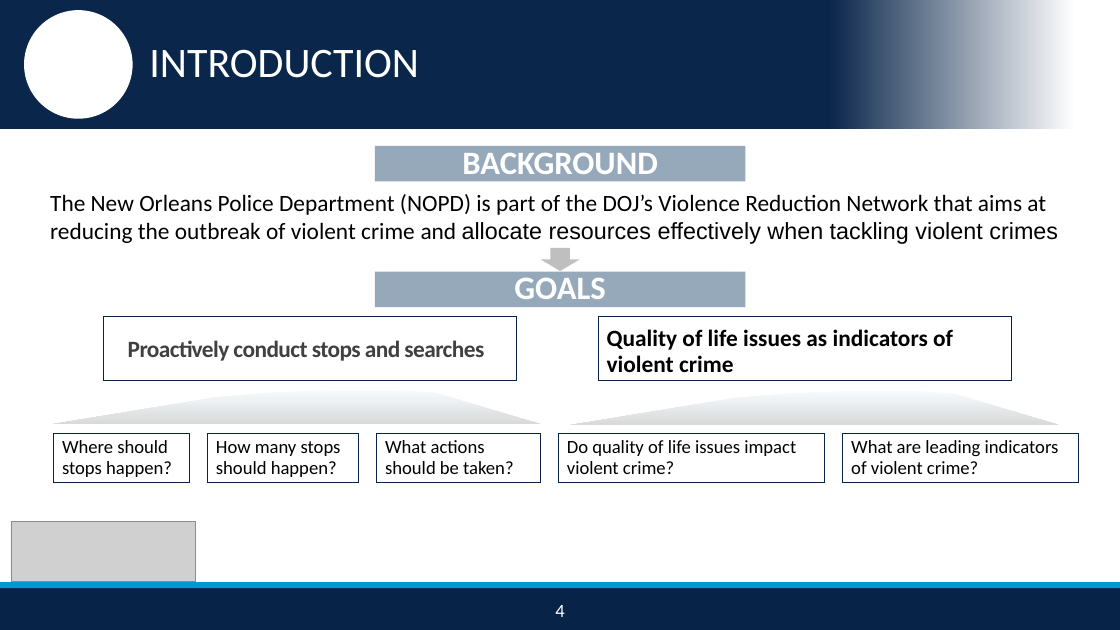
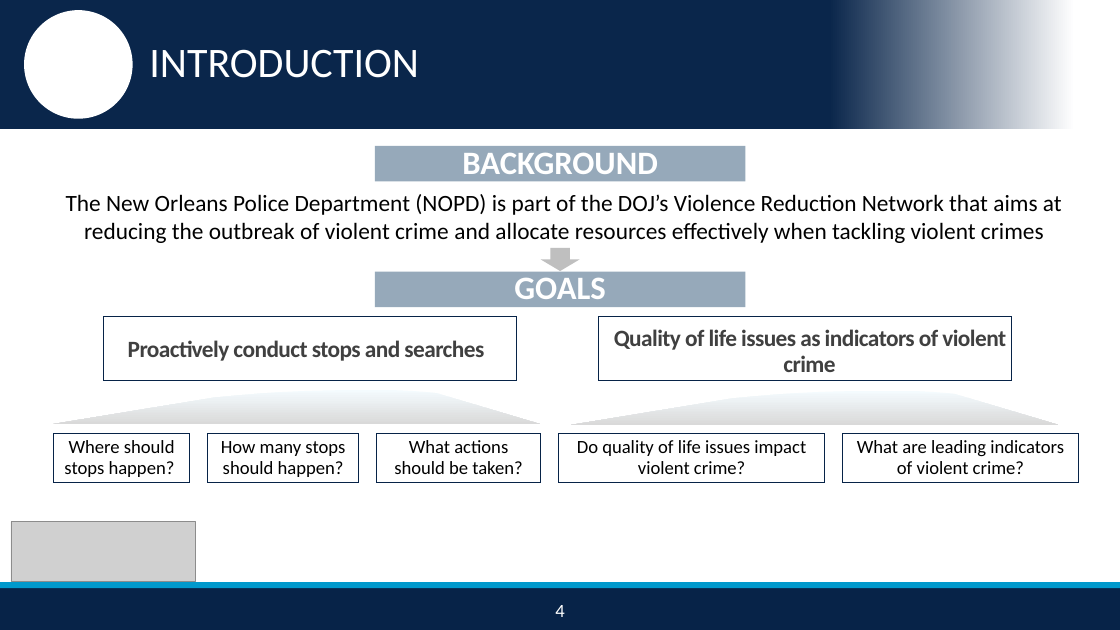
Before and after one commit to nikhilba/NOLA, a slide deck: slide 5 of Presentation/NOLA_Midterm_Presentation_v1.2.pptx. Drawn at 1120x630 pixels with LibreOffice and Linux fonts; fonts in the diff are those of the drawing; grey boxes stand for pictures; background and template pictures are left out. Boxes give left, top, right and bottom in pixels: in the first picture for what was removed or moved away, otherwise in the second. Text is boxed around its words. In the diff, an @@ line names an element or a change of style, - is before the commit and + after.

Commit message:
Minor formatting. Update Nikhil's image.

```diff
--- a/Presentation/NOLA_Midterm_Presentation_v1.2.pptx
+++ b/Presentation/NOLA_Midterm_Presentation_v1.2.pptx
@@ text "The New Orleans Police Department ..." at <box>66,194,1062,243</box>: font Arial to Calibri in "allocate resources effectively when tackling violent crimes"; alignment left to centre @@
@@ text "Quality of life issues as ..." at <box>614,329,1006,372</box>: text colour #000000 to #404040, letter spacing 0 to -0.5 pt; alignment left to centre @@
@@ alignment left to centre in 5 elements at <box>54,434,190,483</box>, <box>208,434,359,483</box>, <box>559,434,825,483</box>, <box>844,434,1079,483</box>, <box>377,434,541,483</box> @@
```
Also in this commit, not shown: 5 other slides changed.
